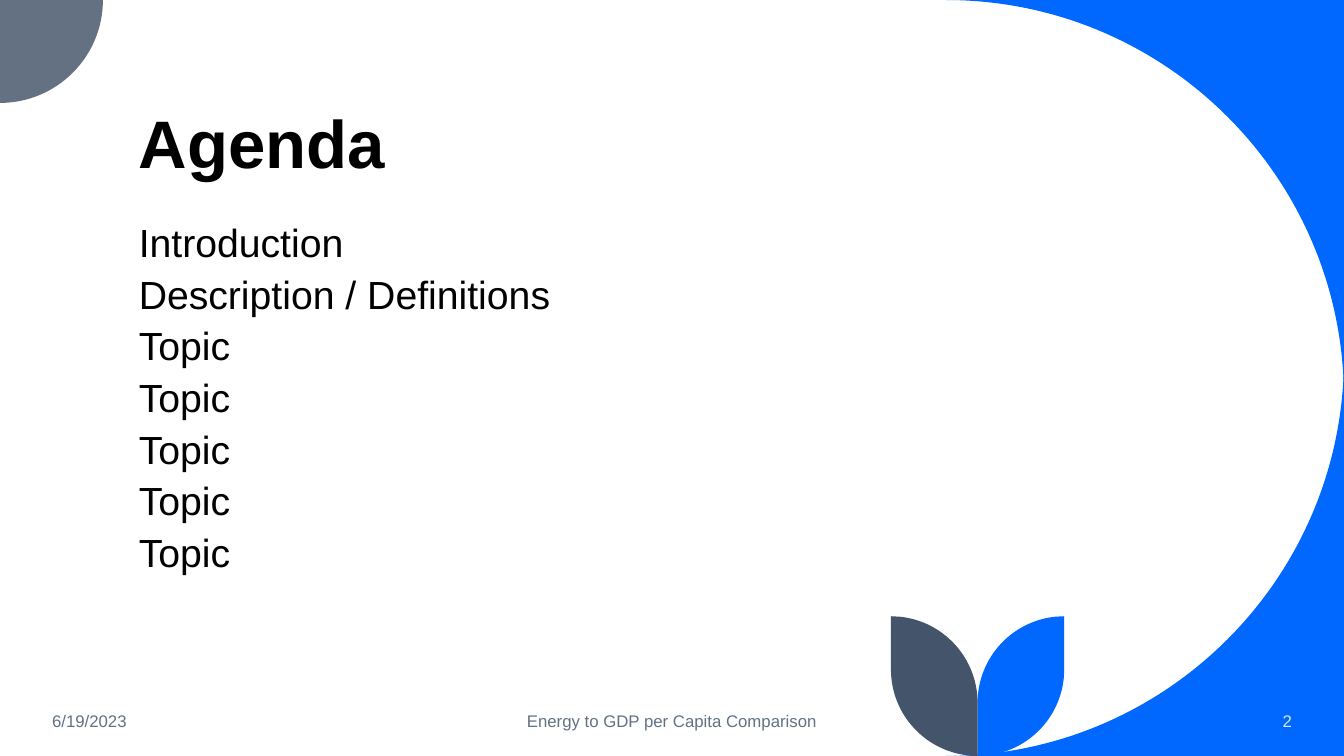
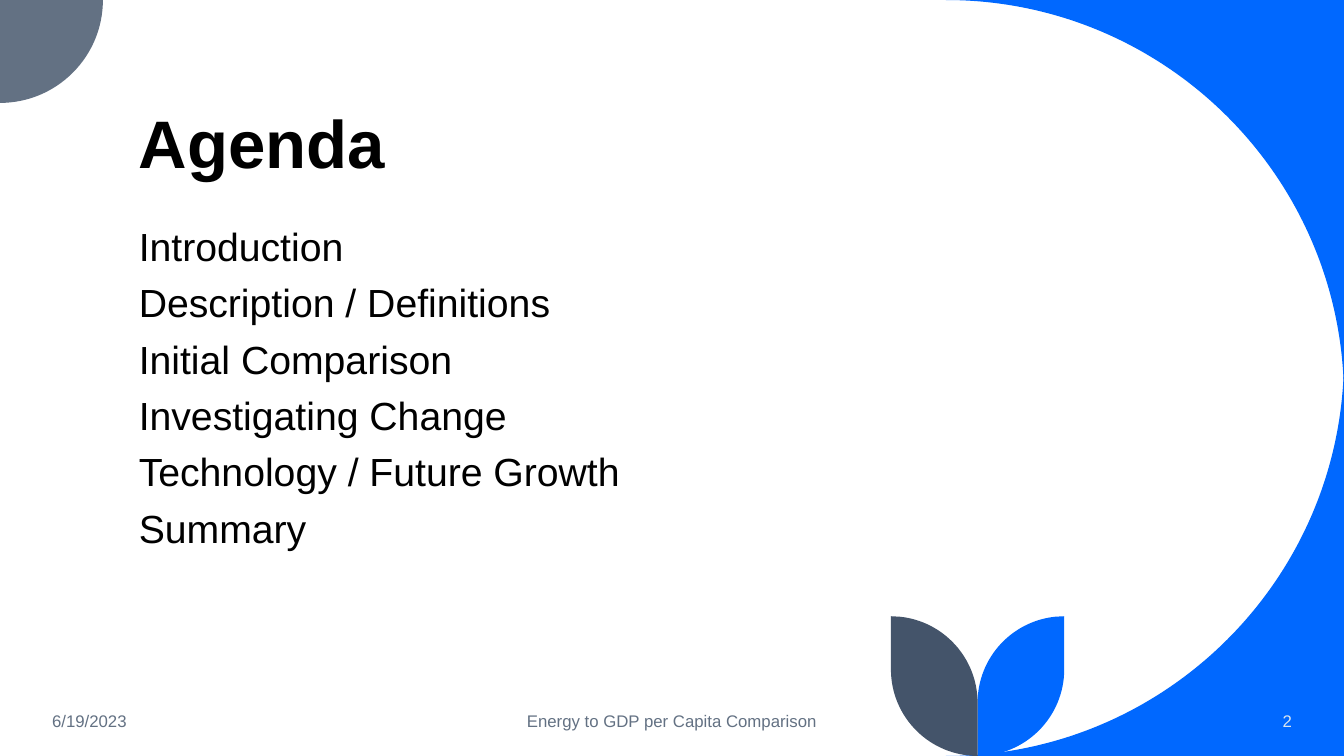
Before and after one commit to lawrence-haggerty/haggerty_energy_gdp_capstone, a slide deck: slide 2 of presentation/haggerty_energy_gdp_1.pptx. Drawn at 1344x756 pixels with LibreOffice and Linux fonts; fonts in the diff are those of the drawing. Boxes give left, top, right and bottom in pixels: in the first picture for what was removed or moved away, otherwise in the second. Text is boxed around its words. In the diff, an @@ line names an element or a change of style, - is before the commit and + after.

```diff
--- a/presentation/haggerty_energy_gdp_1.pptx
+++ b/presentation/haggerty_energy_gdp_1.pptx
@@ text at box(139, 232, 550, 325): line spacing 0.8 to 0.9 @@
@@ text at box(139, 345, 619, 551): text changed @@
-Topic
-Topic
-Topic
-Topic
-Topic
+Initial Comparison
+Investigating Change
+Technology / Future Growth
+Summary
```
Also in this commit, not shown: 12 other slides changed, 5 slides added, 39 slides removed, 1 other file.
